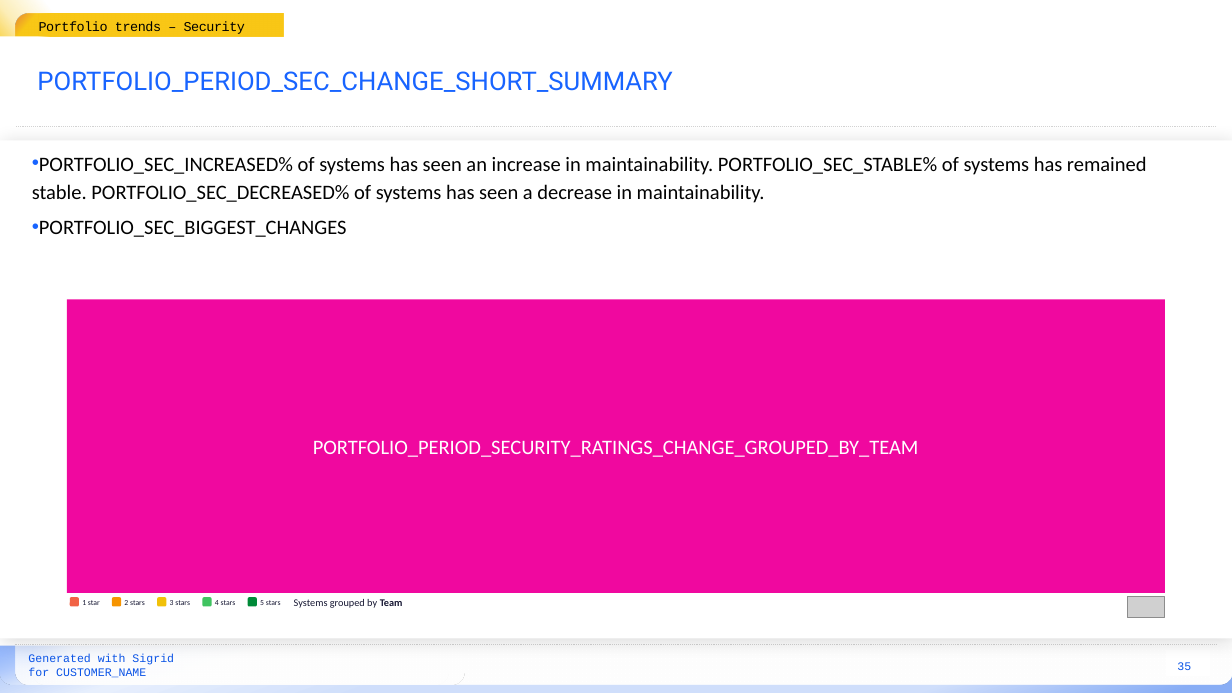
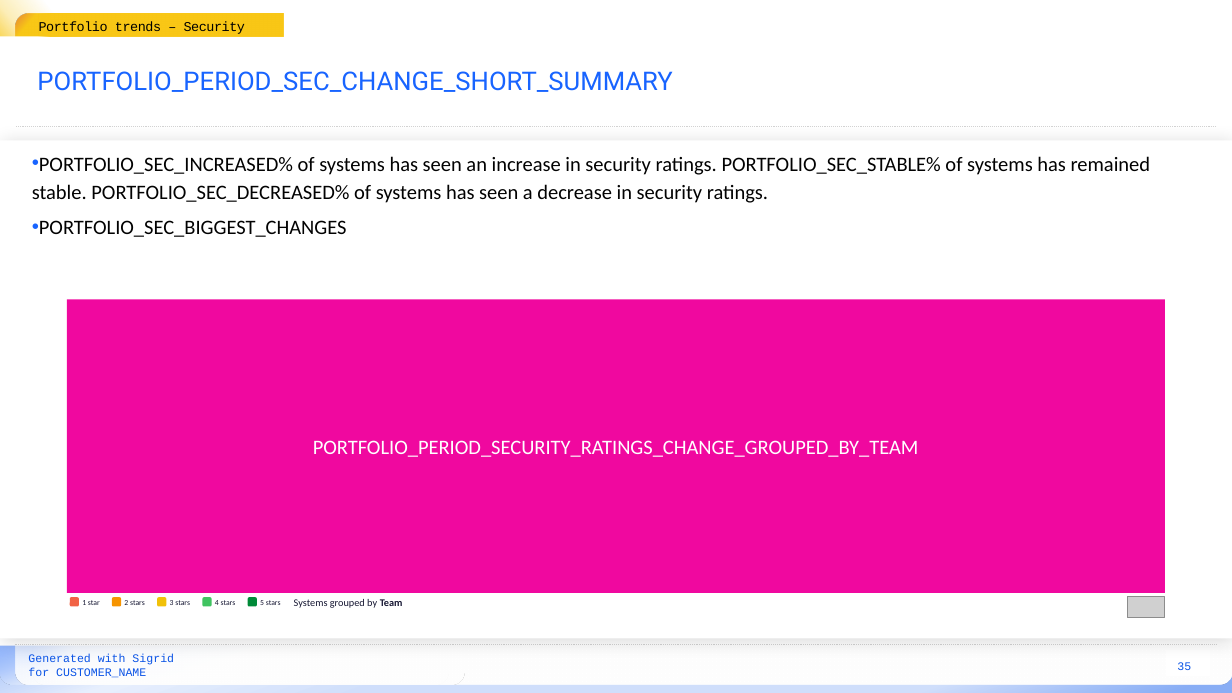
Before and after one commit to Software-Improvement-Group/sigrid-report-generator, a slide deck: slide 35 of src/report_generator/presets/templates/portfolio-overview.pptx. Drawn at 1232x693 pixels with LibreOffice and Linux fonts; fonts in the diff are those of the drawing; grey boxes stand for pictures; background and template pictures are left out. Boxes give left, top, right and bottom in pixels: in the first picture for what was removed or moved away, otherwise in the second. Text is boxed around its words. In the diff, an @@ line names an element or a change of style, - is before the commit and + after.

Commit message:
Add text placeholders for security delta

```diff
--- a/src/report_generator/presets/templates/portfolio-overview.pptx
+++ b/src/report_generator/presets/templates/portfolio-overview.pptx
@@ text at [32,156,1151,203]: text changed @@
-• PORTFOLIO_SEC_INCREASED% of systems has seen an increase in maintainability. PORTFOLIO_SEC_STABLE% of systems has remained stable. PORTFOLIO_SEC_DECREASED% of systems has seen a decrease in maintainability.
+• PORTFOLIO_SEC_INCREASED% of systems has seen an increase in security ratings. PORTFOLIO_SEC_STABLE% of systems has remained stable. PORTFOLIO_SEC_DECREASED% of systems has seen a decrease in security ratings.
```
Also in this commit, not shown: 3 other files.
